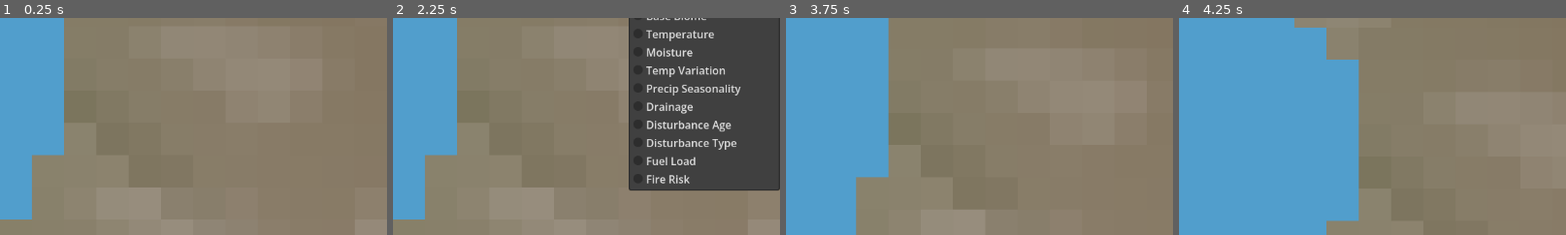
Above: before the commit, frames 1-4 (left to right).
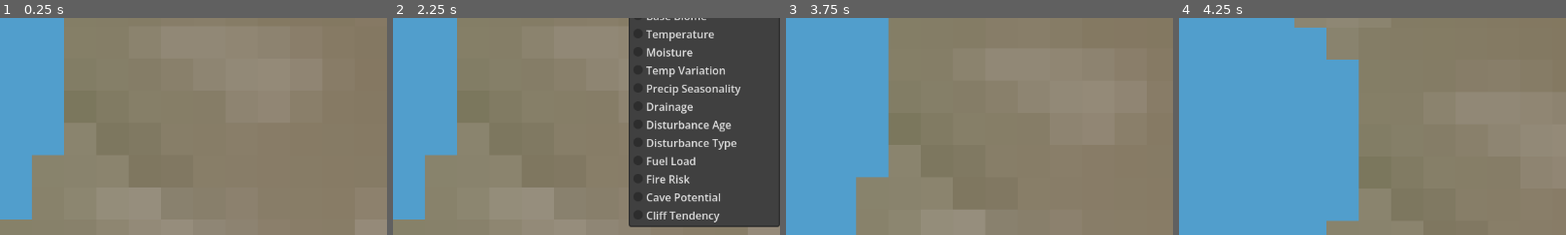
Above: after the commit, the same moments.

Repository: joahreason/explore
Game: Godot game, scene res://world.tscn
The game is run twice, just before and just after one commit, with the same random seed, the same clock (stepped at 60 frames per second) and the same inputs.
Inputs (mouse positions are % of the whole screen's width and height, from its top left):
- Up to frame 1 (0.25 s): no input
- Up to frame 2 (2.25 s): click "Material" at 0.5 s; click "Material" at 1.25 s; click "Material" at 2 s
- Up to frame 3 (3.75 s): tap Enter at 2.75 s; move the mouse to (72, 45) at 2.77 s; tap B at 2.85 s; click (72, 45) at 2.92 s; tap Space at 3.5 s; drag from (30, 55) to (45, 70) at 3.52 s
- Up to frame 4 (4.25 s): no input
The pictures show only the part of the screen within x 50-100%, y 48-98%; the shares and areas given below are measured in that part.

The runs differ from the first frame. In frame 2, 6.6% of the frame differs, in the area x 60-100%, y 79-97%; in frame 3, less than 0.1%; in frame 4, less than 0.1%.

Commit message:
Biome variety Phase 5: geology fertility/cave/cliff bias
Two new per-geology-type constant tables mirroring the existing
GEOLOGY_HARDNESS/GEOLOGY_RESOURCE_BIAS/GEOLOGY_DRAINAGE_BIAS pattern:

- GEOLOGY_FERTILITY_BIAS: soil_fertility's formula previously used
  (1-hardness) as a fertility proxy, which is a poor model (volcanic
  rock is hard but weathers into some of the most fertile soil on
  Earth; some soft shale is nutrient-poor). Now driven by its own
  bias per rock type.
- GEOLOGY_CAVE_BIAS: karst/dissolution potential (sedimentary highest,
  matching real limestone-driven cave formation), combined with
  moisture into a new cave_potential field.

Also added cliff_tendency = hardness x steep slope (differential
erosion resistance creating exposed rock faces), no new geology table
needed for that one.

Verified via diagnostic dump: soil_fertility now spans its full range;
double-checked the raw per-geology fertility_bias values are read
correctly (0.85/0.55/0.45, matching the table exactly) after the
first pass showed volcanic and igneous with surprisingly similar
final fertility means - confirmed that's real correlation (igneous
happened to sit in a much wetter region than volcanic in this seed,
and ample moisture legitimately compensates for weaker parent-rock
fertility in the formula), not a lookup bug. Visual renders confirm
cave_potential follows geology region boundaries and cliff_tendency
picks out sparse ridge lines, both as expected.

New Cave Potential / Cliff Tendency entries in the view dropdown.

Co-Authored-By: Claude Sonnet 5 <noreply@anthropic.com>
Claude-Session: https://claude.ai/code/session_01FGRKBehJuHB2bSj53HPTpB

Diff:
--- a/scripts/chunk_manager.gd
+++ b/scripts/chunk_manager.gd
@@ -32,6 +32,8 @@
 	DISTURBANCE_TYPE,
 	FUEL_LOAD,
 	FIRE_RISK,
+	CAVE_POTENTIAL,
+	CLIFF_TENDENCY,
 }
 
 ## Assign a saved WorldGen.tres preset here to tune generation in the
@@ -184,6 +186,10 @@
 			return HeatmapColorizerScript.fuel_load(sample)
 		ViewMode.FIRE_RISK:
 			return HeatmapColorizerScript.fire_risk(sample)
+		ViewMode.CAVE_POTENTIAL:
+			return HeatmapColorizerScript.cave_potential(sample)
+		ViewMode.CLIFF_TENDENCY:
+			return HeatmapColorizerScript.cliff_tendency(sample)
 		_:
 			return DebugColorizerScript.color_for(sample)
 
--- a/scripts/heatmap_colorizer.gd
+++ b/scripts/heatmap_colorizer.gd
@@ -34,6 +34,12 @@
 
 const NO_RISK := Color(0.1, 0.15, 0.2)
 const HIGH_RISK := Color(0.95, 0.15, 0.05)
+
+const NO_CAVE := Color(0.15, 0.15, 0.18)
+const HIGH_CAVE := Color(0.55, 0.4, 0.75)
+
+const NO_CLIFF := Color(0.15, 0.15, 0.18)
+const HIGH_CLIFF := Color(0.9, 0.85, 0.8)
 
 
 static func temperature(s: Dictionary) -> Color:
@@ -91,3 +97,14 @@
 static func fire_risk(s: Dictionary) -> Color:
 	var v := clampf(pow(float(s["fire_risk"]) * 8.0, 0.6), 0.0, 1.0)
 	return NO_RISK.lerp(HIGH_RISK, v)
+
+
+static func cave_potential(s: Dictionary) -> Color:
+	return NO_CAVE.lerp(HIGH_CAVE, clampf(float(s["cave_potential"]), 0.0, 1.0))
+
+
+## cliff_tendency is sparse by nature (only steep+hard tiles, mean ~0.02) -
+## same display-only gain treatment as fire_risk, real data left unscaled.
+static func cliff_tendency(s: Dictionary) -> Color:
+	var v := clampf(pow(float(s["cliff_tendency"]) * 4.0, 0.5), 0.0, 1.0)
+	return NO_CLIFF.lerp(HIGH_CLIFF, v)
--- a/scripts/view_mode_dropdown.gd
+++ b/scripts/view_mode_dropdown.gd
@@ -17,6 +17,8 @@
 	{"label": "Disturbance Type", "mode": ChunkManagerScript.ViewMode.DISTURBANCE_TYPE},
 	{"label": "Fuel Load", "mode": ChunkManagerScript.ViewMode.FUEL_LOAD},
 	{"label": "Fire Risk", "mode": ChunkManagerScript.ViewMode.FIRE_RISK},
+	{"label": "Cave Potential", "mode": ChunkManagerScript.ViewMode.CAVE_POTENTIAL},
+	{"label": "Cliff Tendency", "mode": ChunkManagerScript.ViewMode.CLIFF_TENDENCY},
 ]
 
 
--- a/scripts/world_gen.gd
+++ b/scripts/world_gen.gd
@@ -156,6 +156,27 @@
 	Geology.IGNEOUS: 0.7,
 	Geology.VOLCANIC: 0.55,
 }
+# baseline soil fertility from parent rock, independent of hardness - a hard
+# rock isn't necessarily poor soil (volcanic ash/basalt weathers into some of
+# the most fertile soil on Earth) and a soft rock isn't necessarily rich
+# (many shales are nutrient-poor); granite-family igneous rock in particular
+# weathers slowly into comparatively poor soil despite eroding a bit faster
+# than metamorphic.
+const GEOLOGY_FERTILITY_BIAS := {
+	Geology.SEDIMENTARY: 0.55,
+	Geology.METAMORPHIC: 0.35,
+	Geology.IGNEOUS: 0.45,
+	Geology.VOLCANIC: 0.85,
+}
+# cave/sinkhole potential - classic karst dissolution (limestone-like
+# sedimentary rock) is the dominant real-world mechanism, with volcanic lava
+# tubes as a distinct minor contributor; granite/metamorphic rarely cave.
+const GEOLOGY_CAVE_BIAS := {
+	Geology.SEDIMENTARY: 0.8,
+	Geology.METAMORPHIC: 0.2,
+	Geology.IGNEOUS: 0.1,
+	Geology.VOLCANIC: 0.35,
+}
 
 const DISTURBANCE_TYPES := ["fire", "flood", "storm", "landslide"]
 
@@ -348,7 +369,18 @@
 	var deposition01 := clampf(laplacian * deposit_scale, 0.0, 1.0)
 
 	# --- soil fertility (geology parent material + moisture + deposition) ---
-	var soil_fertility := clampf((1.0 - hardness) * 0.5 + moisture01 * 0.5 + deposition01 * 0.3, 0.0, 1.0)
+	# Fertility now comes from its own geology bias, not (1-hardness) - hard
+	# volcanic rock weathers into some of the most fertile soil on Earth,
+	# while some soft rock is nutrient-poor, so hardness alone was a poor
+	# proxy.
+	var soil_fertility := clampf(GEOLOGY_FERTILITY_BIAS[geology] * 0.5 + moisture01 * 0.5 + deposition01 * 0.3, 0.0, 1.0)
+
+	# --- cave/sinkhole and cliff-formation potential ---
+	# Caves need both soluble/fractured rock AND water to have dissolved it
+	# over time. Cliffs are steep ground on hard rock that resists erosion
+	# differentially from what used to surround it.
+	var cave_potential := clampf(float(GEOLOGY_CAVE_BIAS[geology]) * (0.3 + 0.7 * moisture01), 0.0, 1.0)
+	var cliff_tendency := clampf(hardness * smoothstep(0.004, 0.01, slope) * 1.5, 0.0, 1.0)
 
 	# --- drainage (permeability - distinct from fertility) ---
 	# Steep/convex ground sheds water (good drainage); concave basins pool it
@@ -492,6 +524,8 @@
 		"drainage": drainage,
 		"fuel_load": fuel_load,
 		"fire_risk": fire_risk,
+		"cave_potential": cave_potential,
+		"cliff_tendency": cliff_tendency,
 	}
 
 
